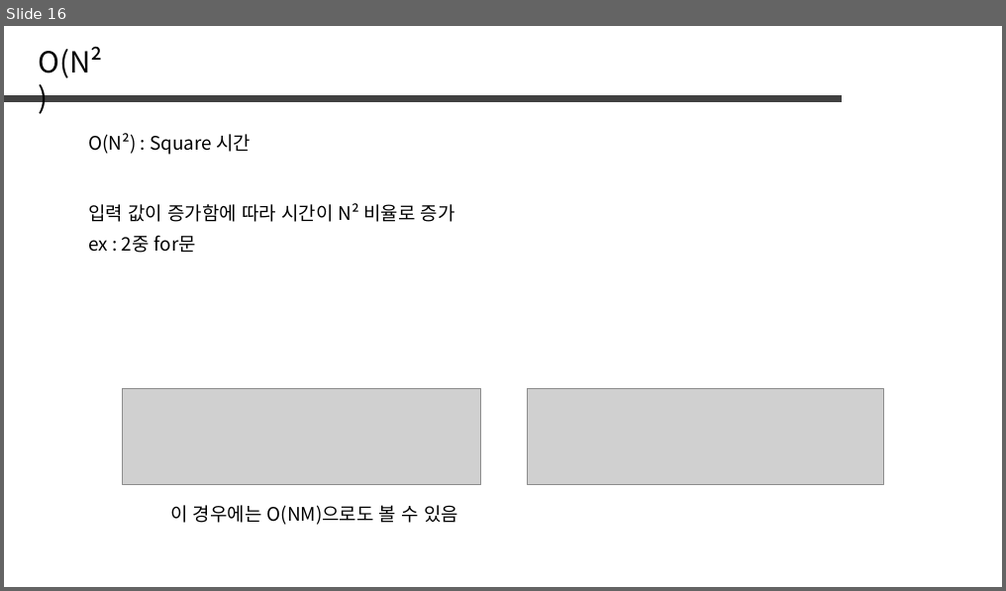
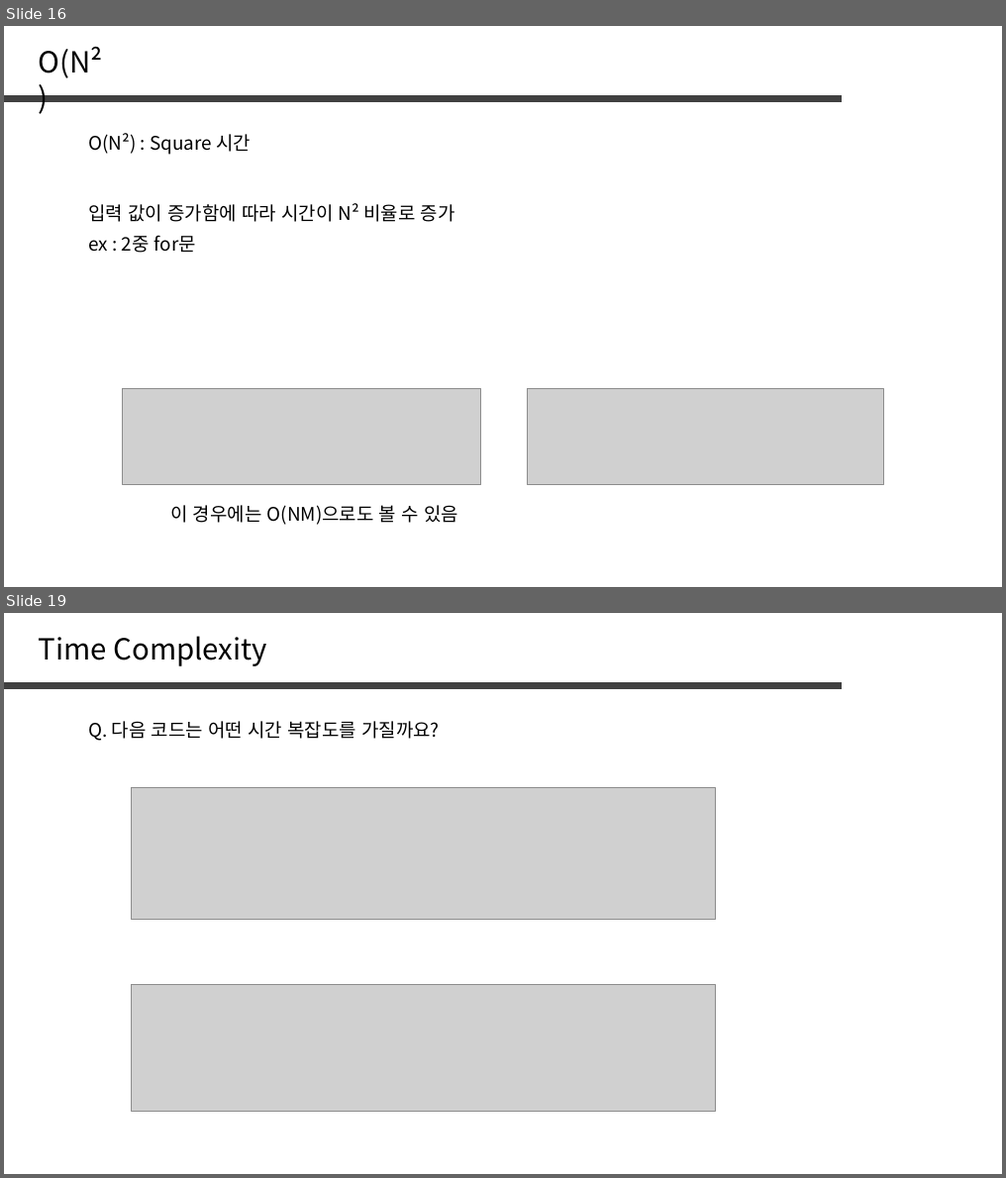
Before and after one commit to jaehoo1/PS-study, a slide deck: study/1_OT.pptx. Shown one above the other, each under a label of ours: slide 16 before the commit, slides 16 and 19 after it; the slides between them are not shown. The pictures are 1006x591 and 1006x1178 pixels, drawn with LibreOffice and Linux fonts; fonts in the diff are those of the drawing; grey boxes stand for pictures. Boxes give left, top, right and bottom in pixels: in the first picture for what was removed or moved away, otherwise in the second. Text is boxed around its words. In the diff, an @@ line names an element or a change of style, - is before the commit and + after.

```diff
--- a/study/1_OT.pptx
+++ b/study/1_OT.pptx
@@ slide 19 added at (4,613,1002,1174), background #FFFFFF @@
@@ text added at (39,636,266,666), 28 pt, text #000000 @@
+Time Complexity
@@ line added from (4, 685) to (843, 685), #404040 6 pt @@
@@ text added at (88,721,440,741), 18 pt, text #000000 @@
+Q. 다음 코드는 어떤 시간 복잡도를 가질까요?
@@ picture added at (132,788,715,920) @@
@@ picture added at (132,984,715,1112) @@
```
Also in this commit, not shown: 1 slide changed, 7 other slides added.
